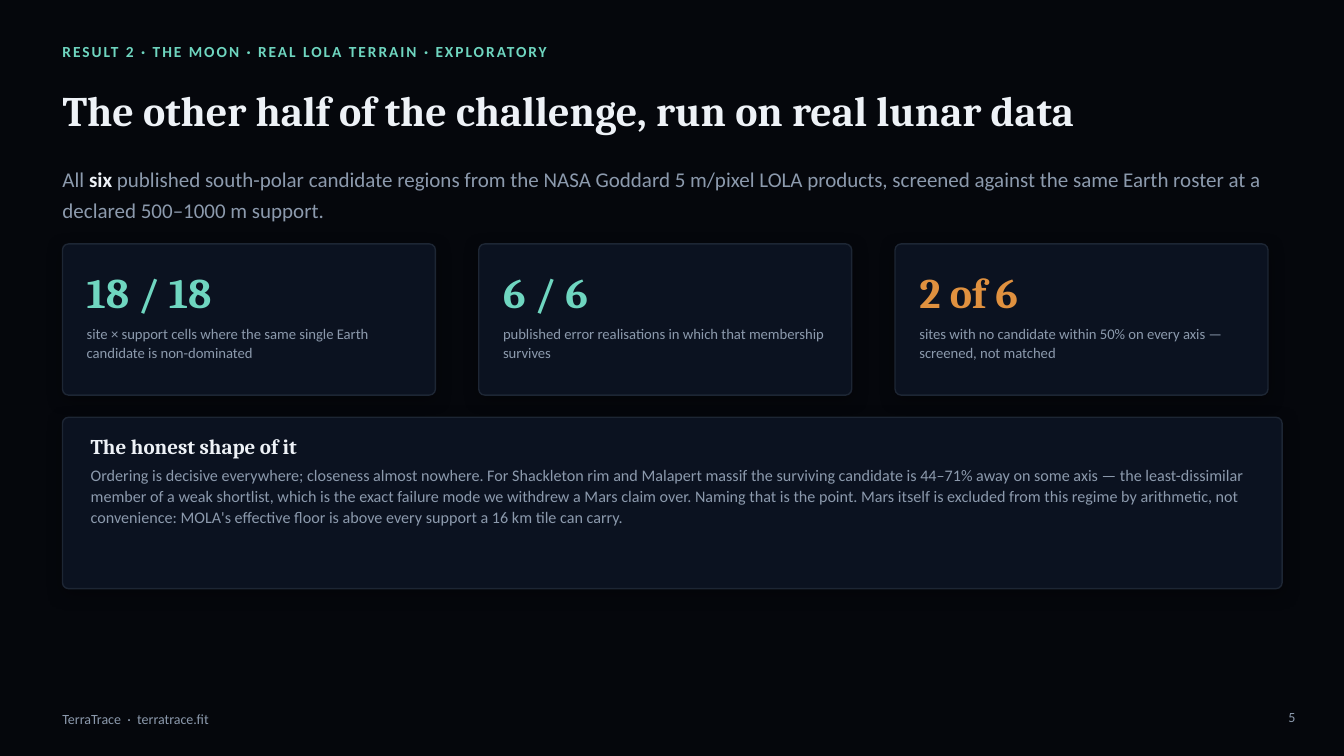
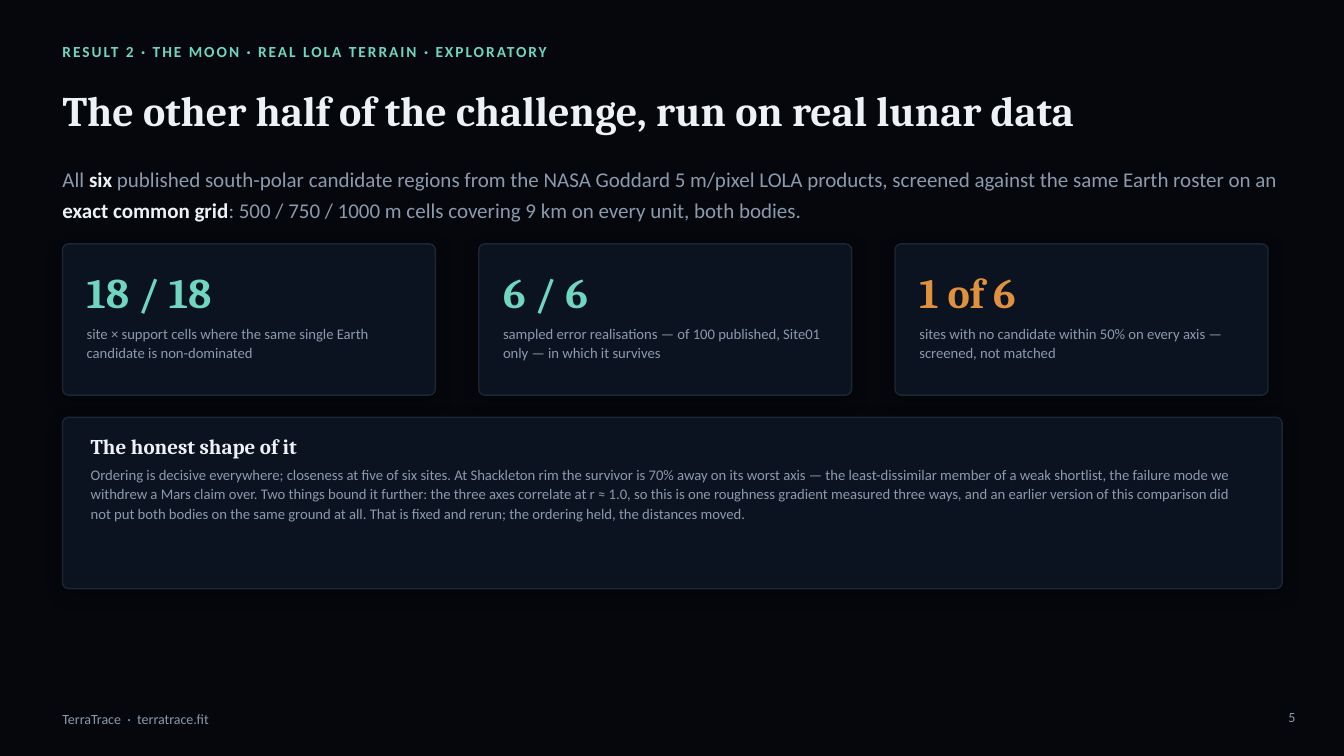
Before and after one commit to pal-123456789/terratrace, a slide deck: slide 5 of TerraTrace-submission.pptx. Drawn at 1344x756 pixels with LibreOffice and Linux fonts; fonts in the diff are those of the drawing. Boxes give left, top, right and bottom in pixels: in the first picture for what was removed or moved away, otherwise in the second. Text is boxed around its words. In the diff, an @@ line names an element or a change of style, - is before the commit and + after.

Commit message:
build(deck): both decks and PDFs rebuilt on 009b82f, both changed slides inspected
The submission deck's lunar slide and the technical deck's open-items slide were rasterised and
read at 95 dpi after the rebuild, not assumed correct because the generator succeeded: the lunar
card gained a longer closing paragraph at 10.5 pt and the open-items bullet now runs to three
lines, and both fit their cards with the caption clear of the text block. A text frame with
valign "top" never shrinks — the last two silent overflows in this project were both found this way.

```diff
--- a/TerraTrace-submission.pptx
+++ b/TerraTrace-submission.pptx
@@ text at box(62, 172, 1276, 222): text changed @@
-All six published south-polar candidate regions from the NASA Goddard 5 m/pixel LOLA products, screened against the same Earth roster at a declared 500–1000 m support.
+All six published south-polar candidate regions from the NASA Goddard 5 m/pixel LOLA products, screened against the same Earth roster on an exact common grid: 500 / 750 / 1000 m cells covering 9 km on every unit, both bodies.
@@ text at box(919, 278, 1016, 309): text changed @@
-2 of 6
+1 of 6
@@ text at box(503, 329, 820, 361): text changed @@
-published error realisations in which that membership survives
+sampled error realisations — of 100 published, Site01 only — in which it survives
@@ text at box(91, 470, 1229, 522): text changed; size 11.5 to 10.5 pt @@
-Ordering is decisive everywhere; closeness almost nowhere. For Shackleton rim and Malapert massif the surviving candidate is 44–71% away on some axis — the least-dissimilar member of a weak shortlist, which is the exact failure mode we withdrew a Mars claim over. Naming that is the point. Mars itself is excluded from this regime by arithmetic, not convenience: MOLA's effective floor is above every support a 16 km tile can carry.
+Ordering is decisive everywhere; closeness at five of six sites. At Shackleton rim the survivor is 70% away on its worst axis — the least-dissimilar member of a weak shortlist, the failure mode we withdrew a Mars claim over. Two things bound it further: the three axes correlate at r ≈ 1.0, so this is one roughness gradient measured three ways, and an earlier version of this comparison did not put both bodies on the same ground at all. That is fixed and rerun; the ordering held, the distances moved.
```
Also in this commit, not shown: 2 other slides changed, 3 other files.
